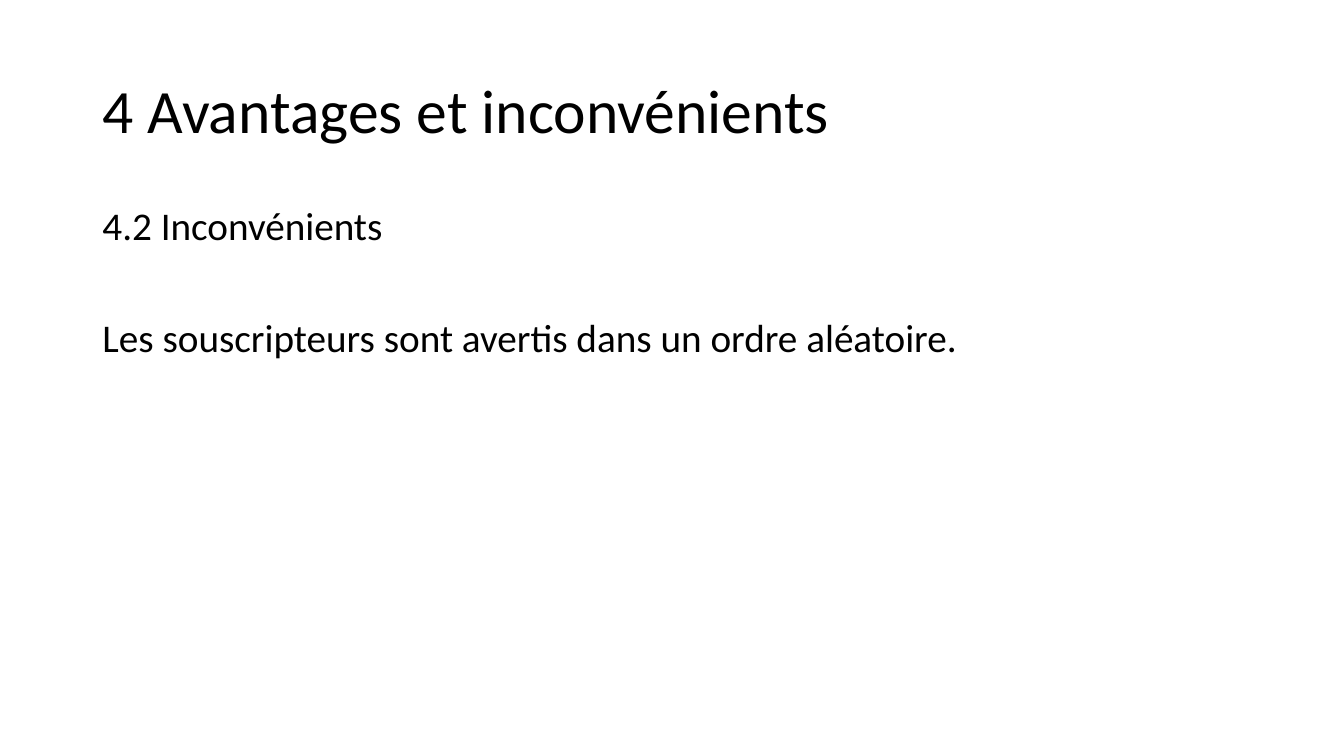
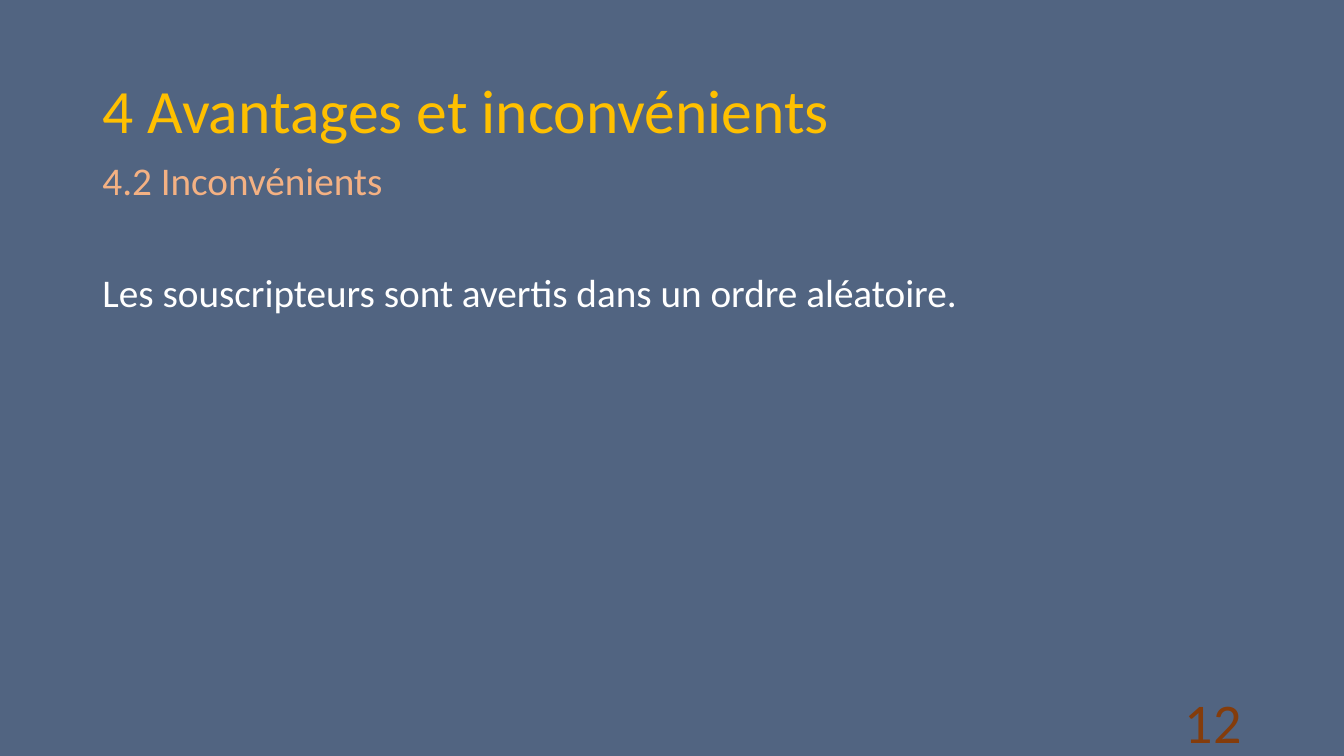
Before and after one commit to D-CRAVO/FORMATION-CDA-2210, a slide deck: slide 12 of 106_DesignPattern/Cours/Observateur/Observateur.pptx. Drawn at 1344x756 pixels with LibreOffice and Linux fonts; fonts in the diff are those of the drawing. Boxes give left, top, right and bottom in pixels: in the first picture for what was removed or moved away, otherwise in the second. Text is boxed around its words. In the diff, an @@ line names an element or a change of style, - is before the commit and + after.

```diff
--- a/106_DesignPattern/Cours/Observateur/Observateur.pptx
+++ b/106_DesignPattern/Cours/Observateur/Observateur.pptx
@@ background #FFFFFF to #526582 @@
@@ title "4 Avantages et inconvénients" at box(102, 90, 829, 144): text colour #000000 to #FFC000 @@
@@ text "4.2 Inconvénients": place and size @@
-text "4.2 Inconvénients" at box(102, 213, 956, 359)
+text "4.2 Inconvénients" at box(102, 168, 956, 314)
@@ text "4.2 Inconvénients" at box(102, 168, 956, 314): text colour #000000 to #F4B183 in "4.2 Inconvénients"; text colour #000000 to #FFFFFF in "Les souscripteurs sont avertis dans un ordre ..." @@
@@ page number added at box(1185, 707, 1242, 743), 40 pt, text #843C0B @@
+12
```
Also in this commit, not shown: 23 other slides changed, 1 slide added.
